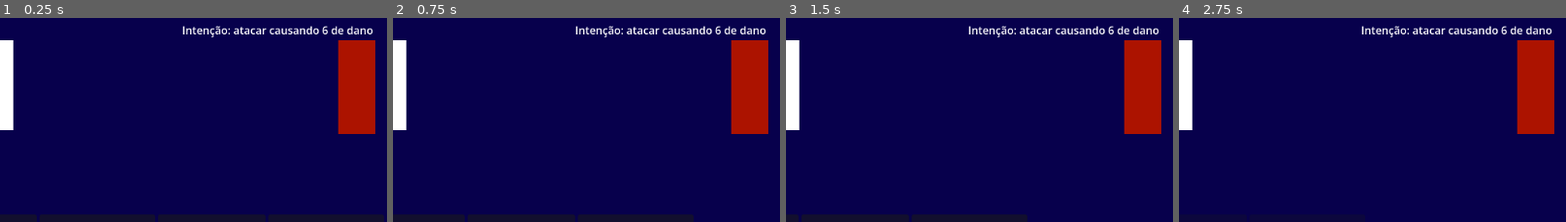
Above: before the commit, frames 1-4 (left to right).
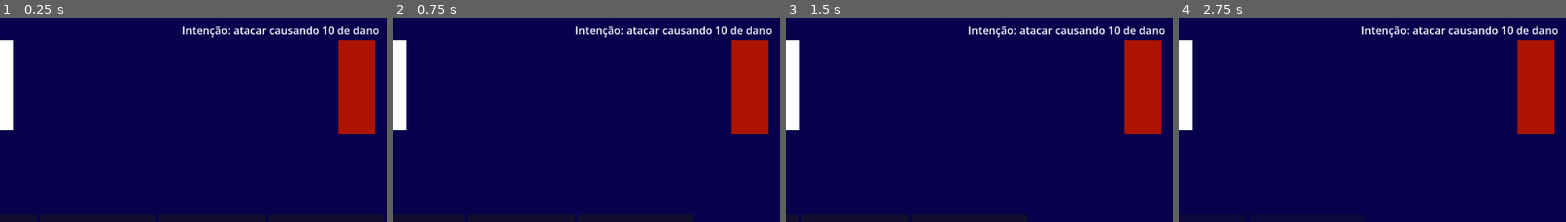
Above: after the commit, the same moments.

Repository: diogoasp/grand-voyage-deckbuilder
Game: Godot game, scene res://scenes/Main.tscn
The game is run twice, just before and just after one commit, with the same random seed, the same clock (stepped at 60 frames per second) and the same inputs.
Inputs:
- Up to frame 1 (0.25 s): no input
- Up to frame 2 (0.75 s): click "Golpe Básico Custo 1 Cause 6 …" at 0.5 s
- Up to frame 3 (1.5 s): click "Golpe Básico Custo 1 Cause 6 …" at 1.25 s
- Up to frame 4 (2.75 s): click "Defesa Básica Custo 1 Ganhe 5…" at 2 s
The pictures show only the part of the screen within x 27-77%, y 29-79%; the shares and areas given below are measured in that part.

The runs differ from the first frame. In frame 1, 0.4% of the frame differs, in the area x 83-98%, y 3-9%; in frame 2, 0.4%; in frame 3, 0.4%; in frame 4, 0.4%.

Commit message:
Load enemy data from JSON

Diff:
--- a/autoload/data_loader.gd
+++ b/autoload/data_loader.gd
@@ -1,7 +1,7 @@
 extends Node
 
 var cards: Dictionary = {}
-
+var enemies: Dictionary = {}
 
 func _ready() -> void:
 	load_all_data()
@@ -9,7 +9,10 @@
 
 func load_all_data() -> void:
 	cards = load_json_dictionary("res://data/cards/cards.json")
+	enemies = load_json_dictionary("res://data/enemies/enemies.json")
+
 	print("DataLoader: %d cartas carregadas." % cards.size())
+	print("DataLoader: %d inimigos carregados." % enemies.size())
 
 
 func load_json_dictionary(path: String) -> Dictionary:
@@ -47,3 +50,14 @@
 
 func has_card(card_id: String) -> bool:
 	return cards.has(card_id)
+
+func get_enemy(enemy_id: String) -> Dictionary:
+	if not enemies.has(enemy_id):
+		push_warning("Inimigo não encontrado: %s" % enemy_id)
+		return {}
+
+	return enemies[enemy_id]
+
+
+func has_enemy(enemy_id: String) -> bool:
+	return enemies.has(enemy_id)
--- /dev/null
+++ b/data/enemies/enemies.json
@@ -0,0 +1,25 @@
+{
+  "marine_recruit": {
+	"id": "marine_recruit",
+	"name": "Recruta da Marinha",
+	"max_hp": 32,
+	"intent_pool": [
+	  {
+		"id": "basic_attack",
+		"weight": 100,
+		"effects": [
+		  {
+			"type": "damage",
+			"value": 10,
+			"target": "player"
+		  }
+		]
+	  }
+	],
+	"rewards": {
+	  "gold_min": 8,
+	  "gold_max": 15,
+	  "bounty": 5
+	}
+  }
+}
--- a/scenes/combat/combat_scene.gd
+++ b/scenes/combat/combat_scene.gd
@@ -18,14 +18,17 @@
 var player_max_hp: int = 70
 var player_block: int = 0
 
-var enemy_name: String = "Recruta da Marinha"
-var enemy_hp: int = 32
-var enemy_max_hp: int = 32
-var enemy_damage: int = 6
-
 var energy: int = 3
 var max_energy: int = 3
 var cards_per_turn: int = 5
+
+var current_enemy_id: String = "marine_recruit"
+var current_enemy_data: Dictionary = {}
+
+var enemy_name: String = ""
+var enemy_hp: int = 0
+var enemy_max_hp: int = 0
+var enemy_intent: Dictionary = {}
 
 var combat_finished: bool = false
 var next_card_instance_id: int = 1
@@ -58,7 +61,7 @@
 	player_block = 0
 	energy = max_energy
 
-	enemy_hp = enemy_max_hp
+	load_enemy(current_enemy_id)
 
 	draw_pile.clear()
 	hand.clear()
@@ -168,7 +171,7 @@
 	if combat_finished:
 		enemy_intent_label.text = "Combate encerrado"
 	else:
-		enemy_intent_label.text = "Intenção: atacar causando %d de dano" % enemy_damage
+		enemy_intent_label.text = get_enemy_intent_text()
 
 	for child in hand_area.get_children():
 		if child is Button:
@@ -312,13 +315,92 @@
 
 	hand.clear()
 
+func load_enemy(enemy_id: String) -> void:
+	if not DataLoader.has_enemy(enemy_id):
+		push_error("Inimigo não encontrado: %s" % enemy_id)
+		return
+
+	current_enemy_id = enemy_id
+	current_enemy_data = DataLoader.get_enemy(enemy_id)
+
+	enemy_name = str(current_enemy_data["name"])
+	enemy_max_hp = int(current_enemy_data["max_hp"])
+	enemy_hp = enemy_max_hp
+
+	select_enemy_intent()
+
+func get_enemy_intent_text() -> String:
+	if combat_finished:
+		return "Combate encerrado"
+
+	if enemy_intent.is_empty():
+		return "Intenção: desconhecida"
+
+	var effects: Array = enemy_intent.get("effects", [])
+
+	if effects.is_empty():
+		return "Intenção: nenhuma"
+
+	var parts: Array[String] = []
+
+	for effect in effects:
+		var effect_type: String = str(effect["type"])
+		var value: int = int(effect["value"])
+		var target: String = str(effect["target"])
+
+		if effect_type == "damage" and target == "player":
+			parts.append("atacar causando %d de dano" % value)
+		elif effect_type == "block" and target == "self":
+			parts.append("defender ganhando %d de bloqueio" % value)
+		else:
+			parts.append("%s %d" % [effect_type, value])
+
+	return "Intenção: " + ", ".join(parts)
+
+func select_enemy_intent() -> void:
+	if current_enemy_data.is_empty():
+		enemy_intent = {}
+		return
+
+	var intent_pool: Array = current_enemy_data.get("intent_pool", [])
+
+	if intent_pool.is_empty():
+		enemy_intent = {}
+		return
+
+	enemy_intent = intent_pool[0]
 
 func resolve_enemy_turn() -> void:
 	print("Turno do inimigo.")
 
-	var incoming_damage: int = enemy_damage
-	var blocked_damage: int = min(player_block, incoming_damage)
-	var final_damage: int = incoming_damage - blocked_damage
+	if enemy_intent.is_empty():
+		print("Inimigo não possui intenção.")
+		return
+
+	var effects: Array = enemy_intent.get("effects", [])
+
+	for effect in effects:
+		resolve_enemy_effect(effect)
+
+	if player_hp <= 0:
+		end_combat_with_defeat()
+
+func resolve_enemy_effect(effect: Dictionary) -> void:
+	var effect_type: String = str(effect["type"])
+	var value: int = int(effect["value"])
+	var target: String = str(effect["target"])
+
+	match effect_type:
+		"damage":
+			if target == "player":
+				apply_damage_to_player(value)
+
+		_:
+			push_warning("Tipo de efeito inimigo desconhecido: %s" % effect_type)
+
+func apply_damage_to_player(amount: int) -> void:
+	var blocked_damage: int = min(player_block, amount)
+	var final_damage: int = amount - blocked_damage
 
 	player_block -= blocked_damage
 	player_hp -= final_damage
@@ -326,16 +408,13 @@
 
 	print("Bloqueado: %d. Dano recebido: %d." % [blocked_damage, final_damage])
 
-	if player_hp <= 0:
-		end_combat_with_defeat()
-
-
 func start_player_turn() -> void:
 	print("Novo turno do jogador.")
 
 	energy = max_energy
 	player_block = 0
 
+	select_enemy_intent()
 	draw_cards(cards_per_turn)
 
 
